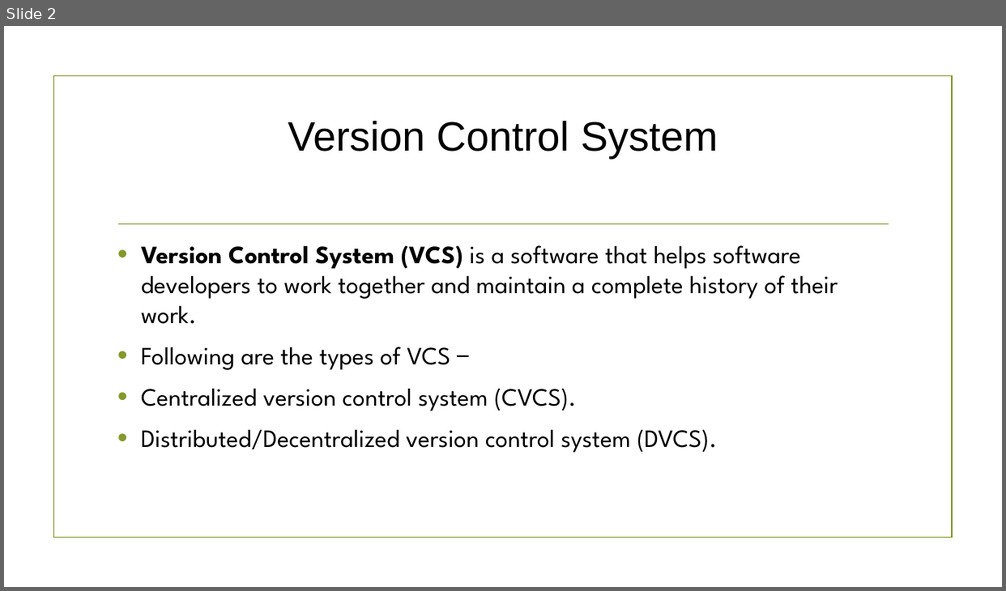
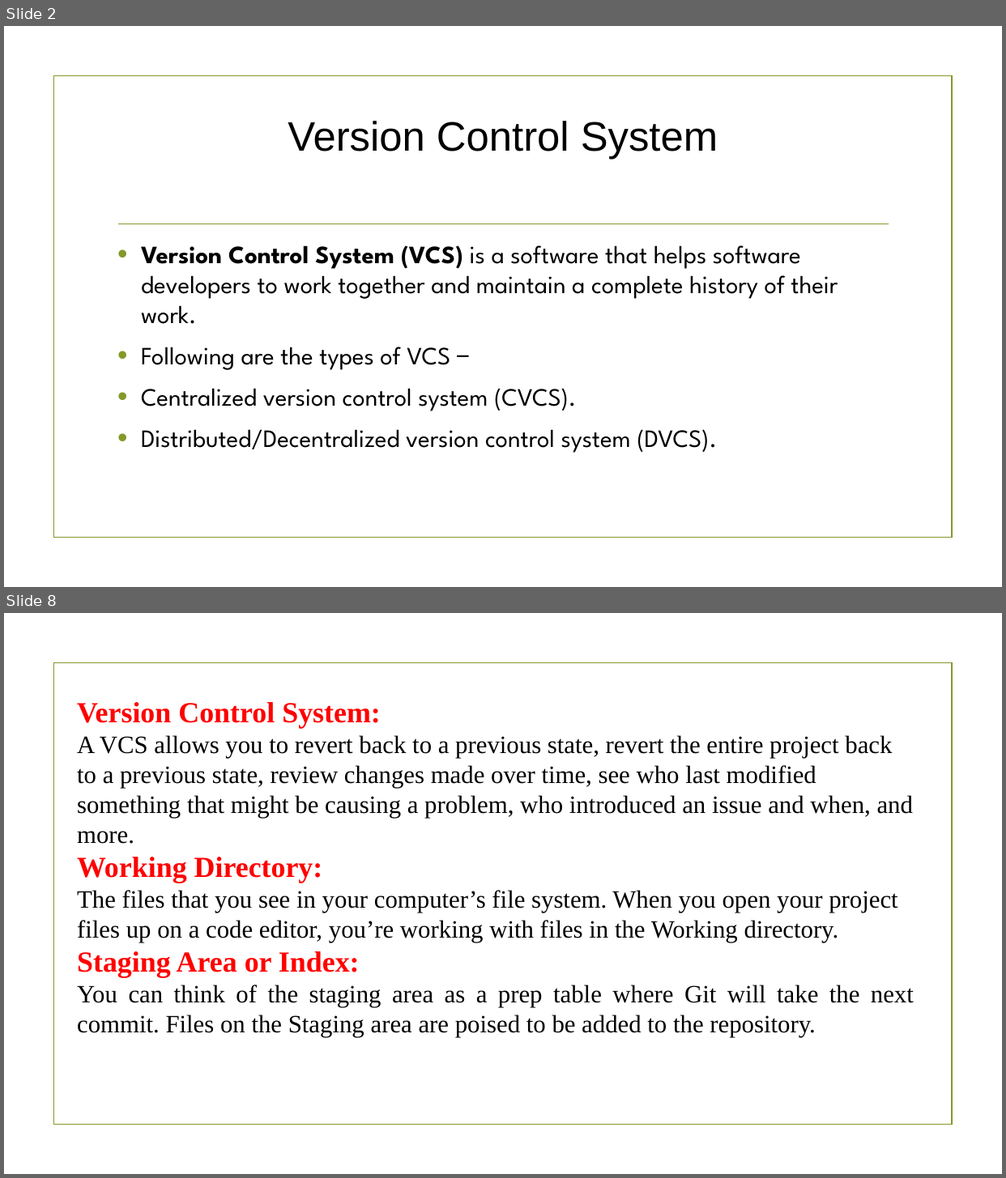
Before and after one commit to Rameshwar-Sarma/sumit, a slide deck: git.pptx. Shown one above the other, each under a label of ours: slide 2 before the commit, slides 2 and 8 after it; the slides between them are not shown. The pictures are 1006x591 and 1006x1178 pixels, drawn with LibreOffice and Linux fonts; fonts in the diff are those of the drawing; background and template pictures are left out. Boxes give left, top, right and bottom in pixels: in the first picture for what was removed or moved away, otherwise in the second. Text is boxed around its words. In the diff, an @@ line names an element or a change of style, - is before the commit and + after.

Commit message:
commands committed

```diff
--- a/git.pptx
+++ b/git.pptx
@@ slide 8 added at (4,613,1002,1174), background picture (left out); not listed: 1 template element that a slide beside it also shows @@
@@ text added at (77,702,914,1037), 24 pt, text #000000 @@
+Version Control System:
+A VCS allows you to revert back to a previous state, revert the entire project back to a previous state, review changes made over time, see who last modified something that might be causing a problem, who introduced an issue and when, and more.
+Working Directory:
+The files that you see in your computer’s file system. When you open your project files up on a code editor, you’re working with files in the Working directory.
+Staging Area or Index:
+You can think of the staging area as a prep table where Git will take the next commit. Files on the Staging area are poised to be added to the repository.
```
Also in this commit, not shown: 5 slides changed, 7 other slides added.
